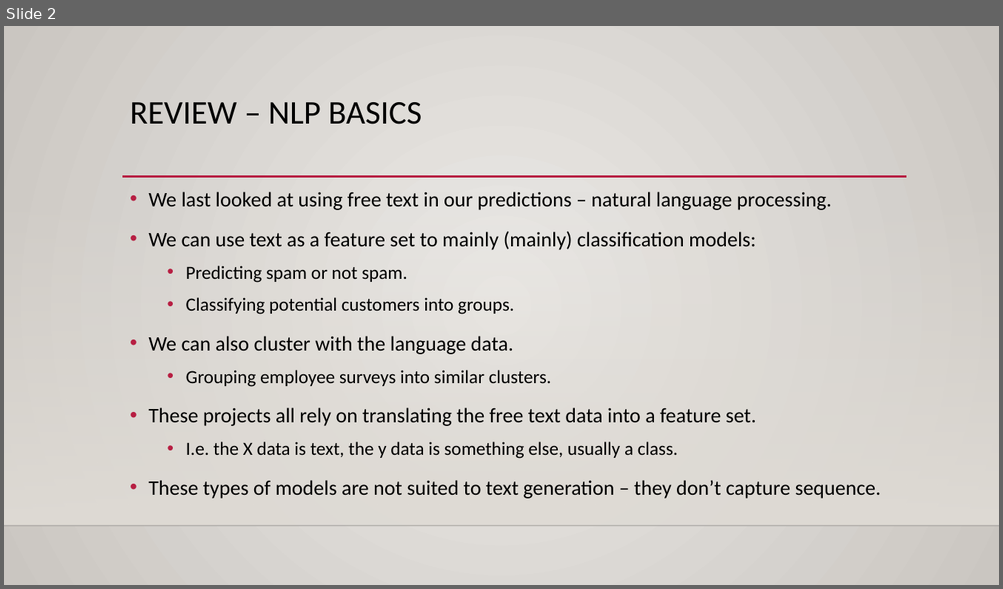
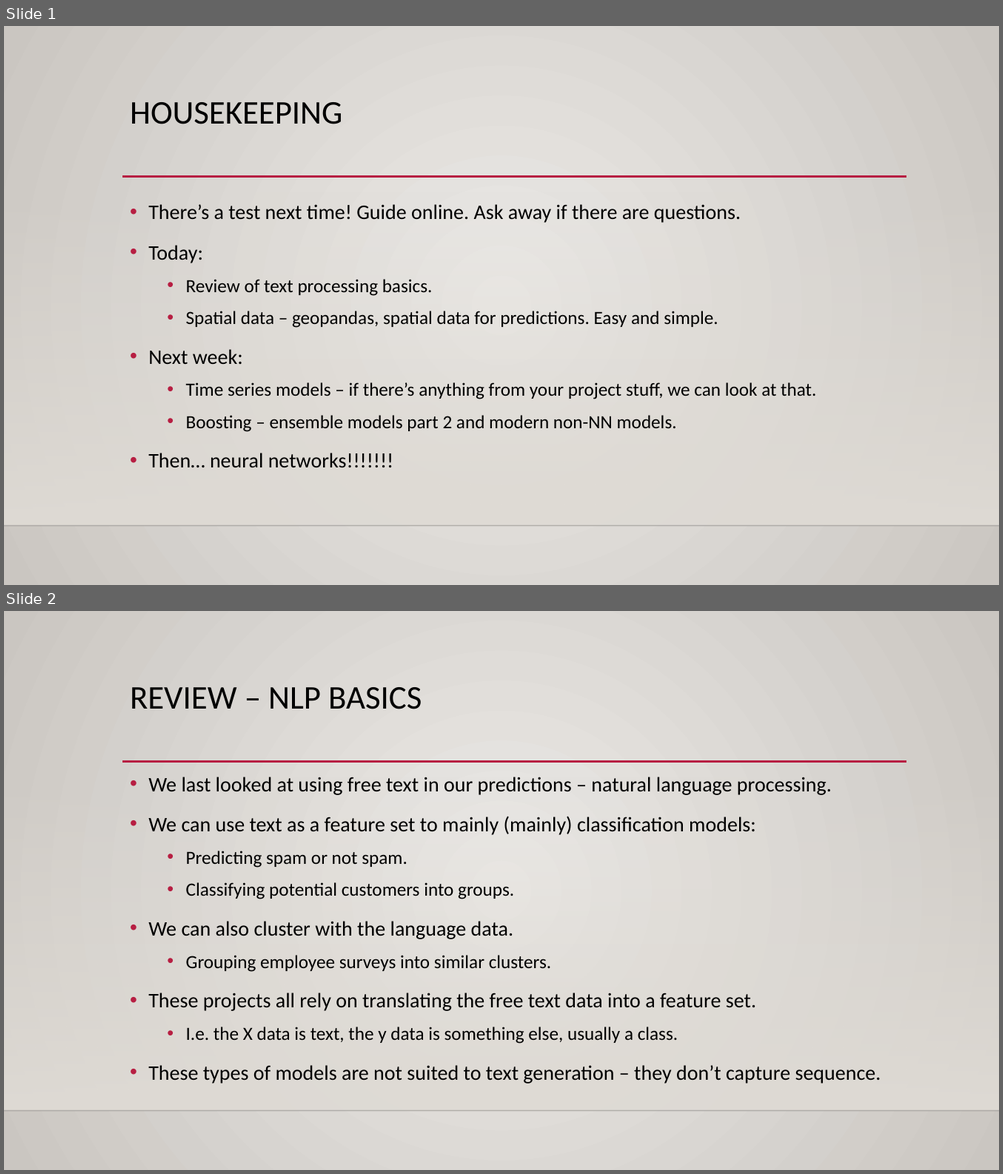
Before and after one commit to calvint13/Intro_to_Machine_Learning_Student_Workbooks, a slide deck: reference_content/Slides/spatial.pptx. Shown one above the other, each under a label of ours: slide 2 before the commit, slides 1 and 2 after it. The pictures are 1003x589 and 1003x1174 pixels, drawn with LibreOffice and Linux fonts; fonts in the diff are those of the drawing; background and template pictures are left out. Boxes give left, top, right and bottom in pixels: in the first picture for what was removed or moved away, otherwise in the second. Text is boxed around its words. In the diff, an @@ line names an element or a change of style, - is before the commit and + after.

```diff
--- a/reference_content/Slides/spatial.pptx
+++ b/reference_content/Slides/spatial.pptx
@@ slide 1 added at bbox=[4, 26, 999, 585], background gradient #ECEAE7 to #CAC7C1; not listed: 3 template elements that a slide beside it also shows @@
@@ title added at bbox=[130, 102, 342, 124], 32 pt, text #000000 @@
+HOUSEKEEPING
@@ text added at bbox=[148, 204, 816, 468], 18 pt, text #000000 @@
+• There’s a test next time! Guide online. Ask away if there are questions.
+• Today:
+  • Review of text processing basics.
+  • Spatial data – geopandas, spatial data for predictions. Easy and simple.
+• Next week:
+  • Time series models – if there’s anything from your project stuff, we can look at that.
+  • Boosting – ensemble models part 2 and modern non-NN models.
+• Then… neural networks!!!!!!!
```
Also in this commit, not shown: 1 slide changed, 4 other slides added, 1 slide removed, 3 other files.
